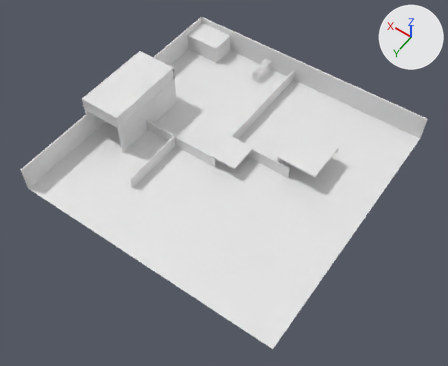
Two versions of the glTF model public/images/models/Levels/level3/Scene.glb, one commit apart.
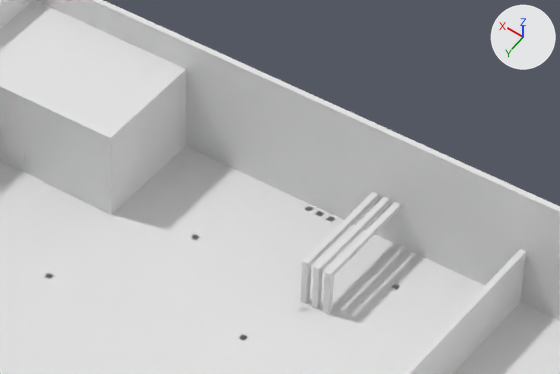
Old and new are each drawn whole from a camera (50 mm lens) standing at (-322.0, 467.0, 678.0) and looking at (-16.0, 38.0, 4.0) and again close up on the part from 44% to 67% of the width and 6% to 25% of the height. Arrows for +X, +Y and +Z are at upper right; the lights stay in place. Where no turn or scale is listed for an object, it has been applied to the vertices.

Names of what the first close-up shows: 'drone.002', 'ground', 'rod.001', 'rod.003', 'rod.004', 'room1', 'tower1-1.001', 'tower1-1.004', 'tower1-1.004Hight.004', 'tower1-1.005', 'tower1-3.001Hight.002', 'wall', 'wall7'.
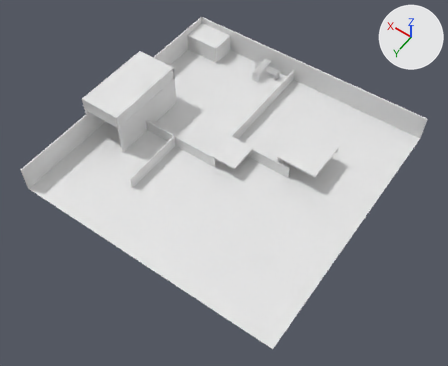
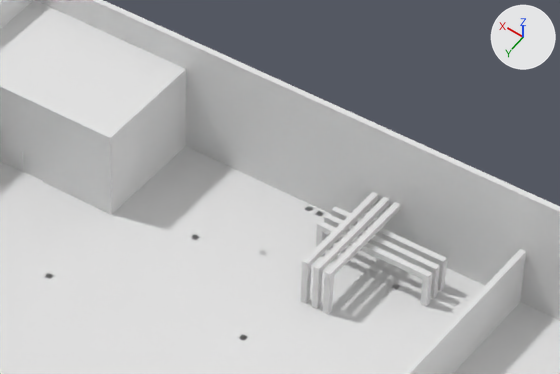
The edits, one by one:
Mesh me_куб_019 is new.
It is a box spanning x -20.0..20.0, y -1.0..1.0, z -1.0..1.0.
Mesh me_куб_020 is new.
It is a box spanning x -1.0..1.0, y -1.0..1.0, z -5.0..5.0.
Object 'tower1-1.004' (ob_tower1_1_004) is rescaled from (12.0, 1.0, 4.0) to (13.0, 1.0, 4.0).
Object 'tower1-1.004Hight.004' (ob_tower1_1_004hight_004) is rescaled from (28.0, 1.0, 10.0) to (29.0, 1.0, 10.0).
Object 'tower1-3.001Hight.002' (ob_tower1_3_001hight_002) moves from (141.0, -178.3, 14.0) to (137.0, 13.0, 59.5).
Object 'tower1-3.001Hight.002' (ob_tower1_3_001hight_002) is rescaled from (20.0, 1.0, 14.0) to (60.0, 0.5, 9.5).
Object 'drone.002' (ob_drone_002) moves from (78.0, -155.0, 16.0) to (102.0, -169.0, 16.0).
Object 'rod.013' (ob_rod_013) is new; it shows me_куб_019.
Its location is (58.9, -180.9, 11.0).
Object 'rod.014' (ob_rod_014) is new; it shows me_куб_020.
Its location is (39.9, -180.9, 5.0).
Object 'rod.015' (ob_rod_015) is new; it shows a copy of me_куб_020.
Its location is (77.9, -180.9, 5.0).
Object 'rod.011' (ob_rod_011) is new; it shows a copy of me_куб_020.
Its location is (39.9, -184.9, 5.0).
Object 'rod.012' (ob_rod_012) is new; it shows a copy of me_куб_019.
Its location is (58.9, -184.9, 11.0).
Object 'rod.008' (ob_rod_008) is new; it shows a copy of me_куб_020.
Its location is (39.9, -188.9, 5.0).
Object 'rod.007' (ob_rod_007) is new; it shows a copy of me_куб_019.
Its location is (58.9, -188.9, 11.0).

Where the change shows, as pixel boxes [x1, y1, x2, y2] in the close-ups (560 x 374 px):
'tower1-1.004Hight.004', rescaled
    before: [0, 92, 106, 192]
    after: [0, 92, 112, 195]
'tower1-1.004', rescaled (9% wider)
    before: [43, 163, 106, 212]
    after: [43, 163, 112, 214]
'rod.013', added
    after: [317, 221, 432, 282]
'rod.012', added
    after: [324, 214, 440, 274]
'rod.007', added
    after: [331, 206, 447, 267]
'tower1-3.001Hight.002', moved, rescaled (not visible afterwards)
    before: [105, 141, 112, 214]
'rod.014', added
    after: [421, 279, 432, 306]
'rod.011', added
    after: [430, 271, 439, 299]
'rod.008', added
    after: [437, 264, 446, 292]
'rod.015', added
    after: [316, 230, 326, 257]
'drone.002', moved
    before: [269, 258, 278, 264]
    after: [229, 201, 238, 207]
